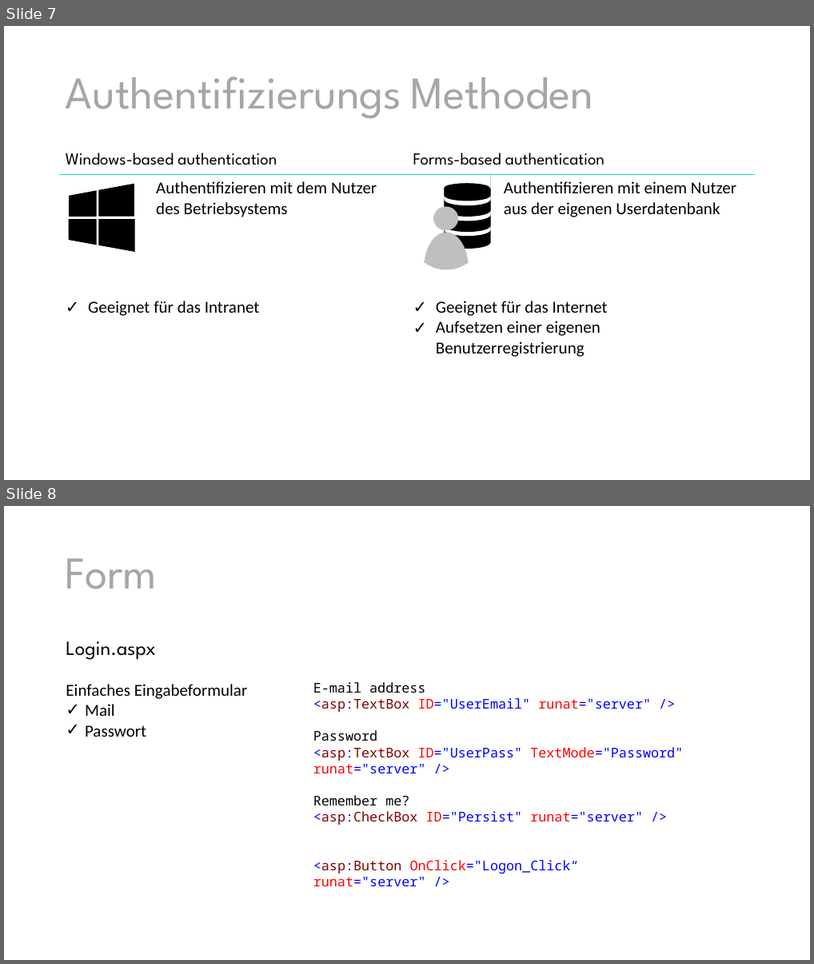
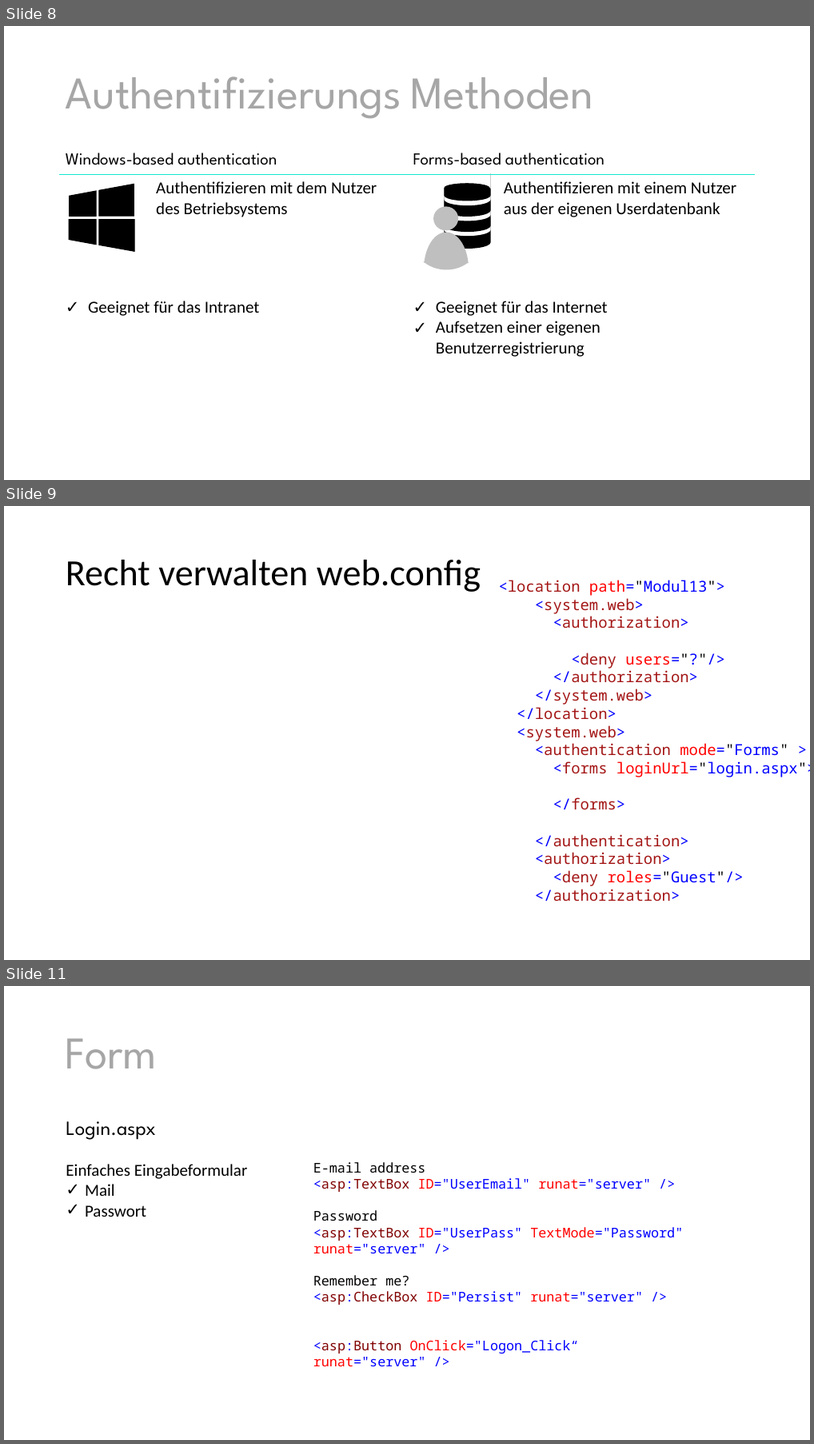
Before and after one commit to ppedvAG/WebformsKurs, a slide deck: 13SecureWebForms.pptx. Shown one above the other, each under a label of ours: slides 7 and 8 before the commit, slides 8, 9 and 11 after it; the slides between them are not shown. The pictures are 814x964 and 814x1444 pixels, drawn with LibreOffice and Linux fonts; fonts in the diff are those of the drawing. Boxes give left, top, right and bottom in pixels: in the first picture for what was removed or moved away, otherwise in the second. Text is boxed around its words. In the diff, an @@ line names an element or a change of style, - is before the commit and + after.

```diff
--- a/13SecureWebForms.pptx
+++ b/13SecureWebForms.pptx
@@ slide 9 added at box(4, 506, 810, 960), background #FFFFFF @@
@@ title added at box(66, 560, 481, 592), 44 pt, text #000000 @@
+Recht verwalten web.config
@@ text added at box(499, 580, 810, 900), 18 pt, text #A31515 @@
+<location path="Modul13">
+<system.web>
+<authorization>
+<deny users="?"/>
+</authorization>
+</system.web>
+</location>
+<system.web>
+<authentication mode="Forms" >
+<forms loginUrl="login.aspx">
+</forms>
+</authentication>
+<authorization>
+<deny roles="Guest"/>
+</authorization>
@@ what was slide 7 is now slide 8 @@
@@ what was slide 8 is now slide 11 @@
```
Also in this commit, not shown: 1 slide changed, 2 other slides added, 8 other files.
